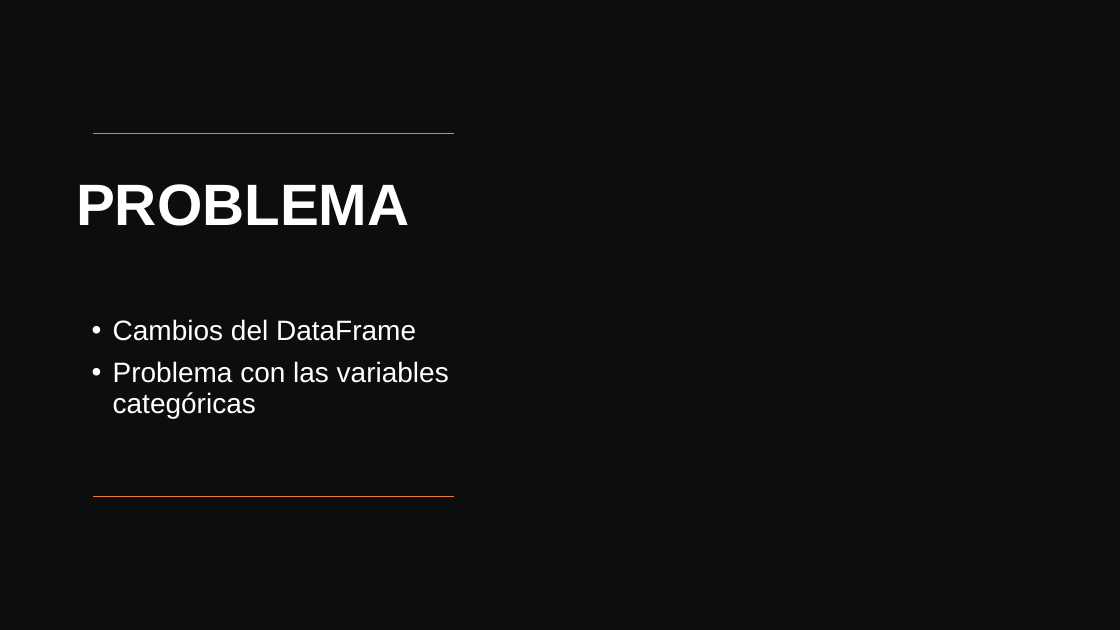
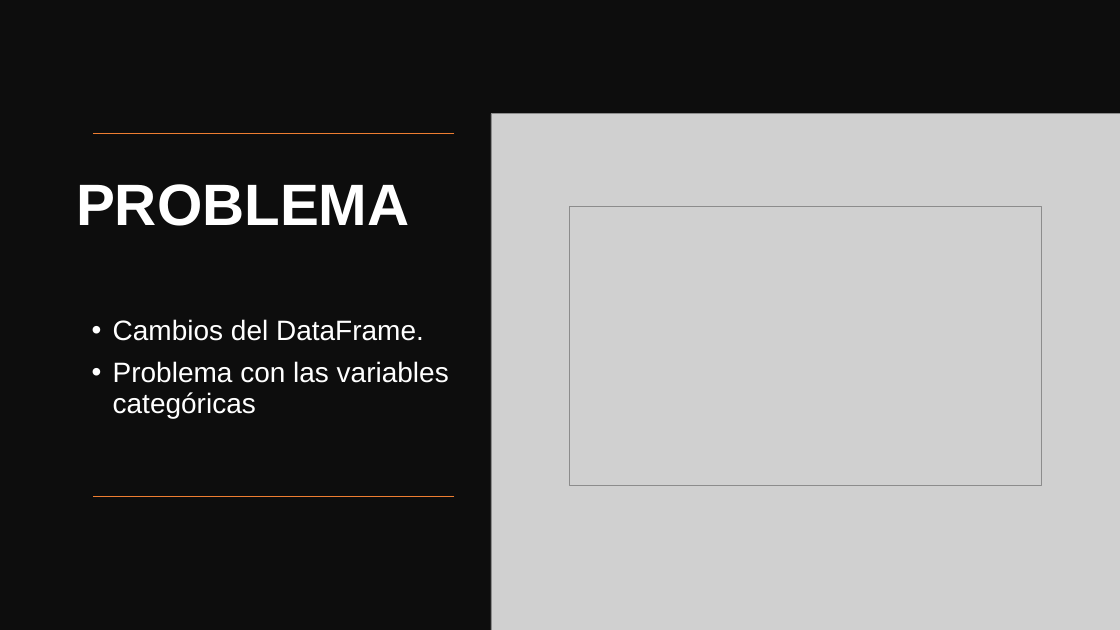
Before and after one commit to panxolopez/proyecto_mineria, a slide deck: slide 3 of Presentacion_2.pptx. Drawn at 1120x630 pixels with LibreOffice and Linux fonts; fonts in the diff are those of the drawing; grey boxes stand for pictures. Boxes give left, top, right and bottom in pixels: in the first picture for what was removed or moved away, otherwise in the second. Text is boxed around its words. In the diff, an @@ line names an element or a change of style, - is before the commit and + after.

Commit message:
cambios

```diff
--- a/Presentacion_2.pptx
+++ b/Presentacion_2.pptx
@@ picture added at bbox=[492, 113, 1120, 630] @@
@@ picture added at bbox=[570, 207, 1042, 485] @@
@@ text at bbox=[113, 319, 424, 341]: text changed @@
-• Cambios del DataFrame
+• Cambios del DataFrame.
```
Also in this commit, not shown: 2 other slides changed, 6 slides added, 1 slide removed, 1 other file.
